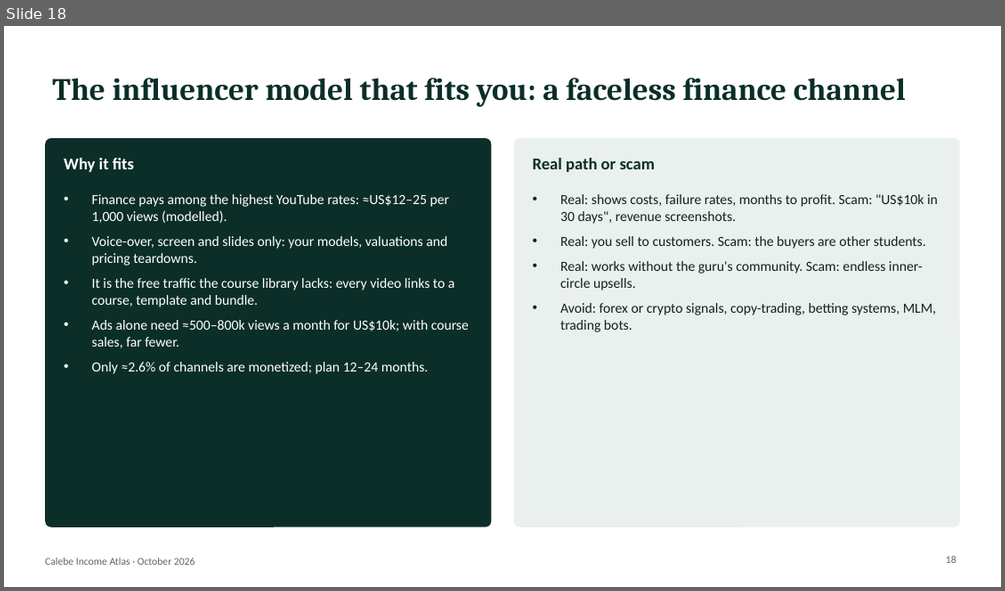
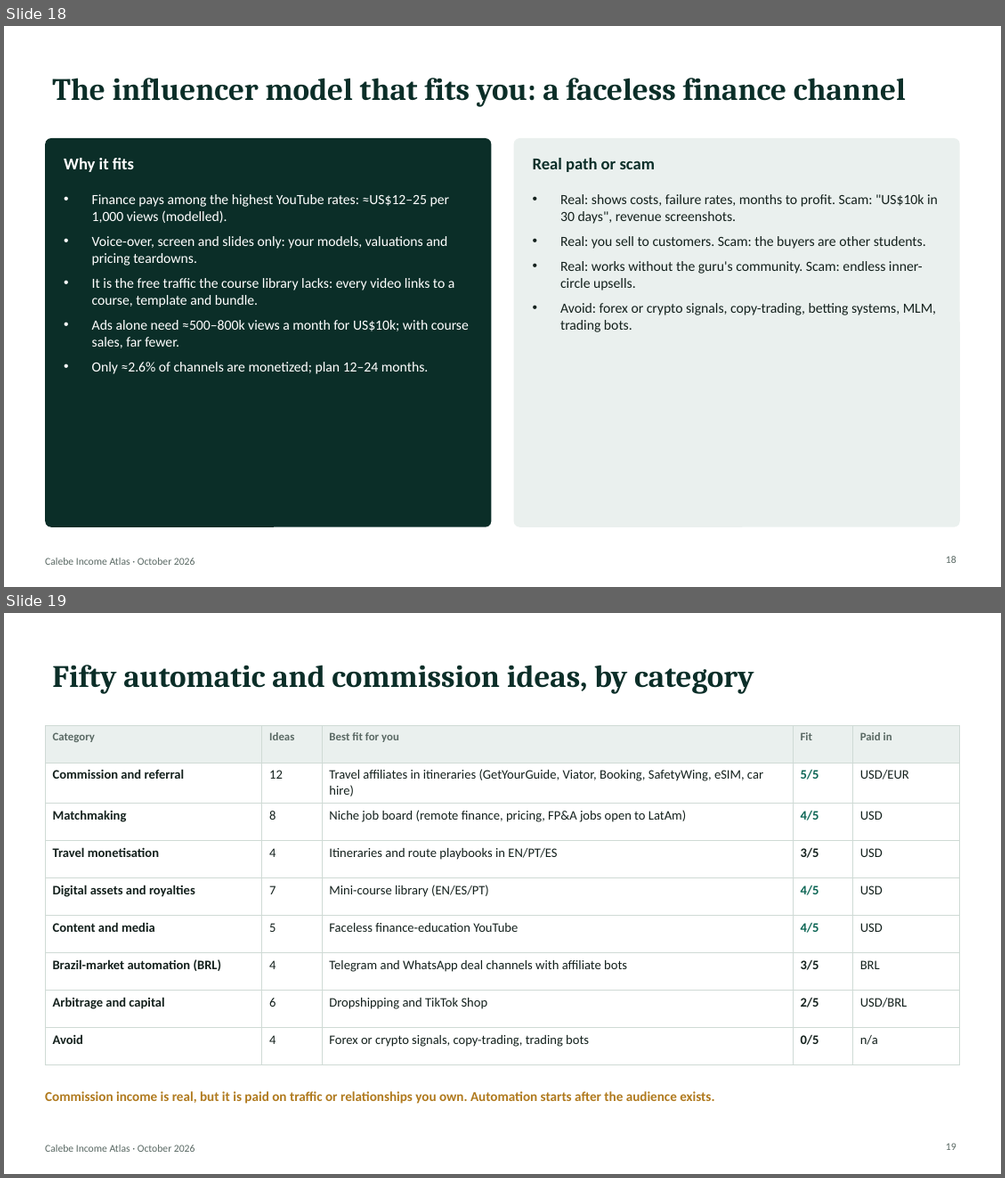
Before and after one commit to algarcalebe-web/legendary-bassoon, a slide deck: research/Calebe_Income_Atlas.pptx. Shown one above the other, each under a label of ours: slide 18 before the commit, slides 18 and 19 after it. The pictures are 1005x591 and 1005x1178 pixels, drawn with LibreOffice and Linux fonts; fonts in the diff are those of the drawing. Boxes give left, top, right and bottom in pixels: in the first picture for what was removed or moved away, otherwise in the second. Text is boxed around its words. In the diff, an @@ line names an element or a change of style, - is before the commit and + after.

```diff
--- a/research/Calebe_Income_Atlas.pptx
+++ b/research/Calebe_Income_Atlas.pptx
@@ slide 19 added at [4, 613, 1001, 1174], background #FFFFFF; not listed: 1 template element that a slide beside it also shows @@
@@ title added at [52, 665, 753, 694], 30 pt, text #0B2E28, bold @@
+Fifty automatic and commission ideas, by category
@@ table added at [45, 725, 960, 1050], 9 rows, 5 columns @@
+Category | Ideas | Best fit for you | Fit | Paid in
+Commission and referral | 12 | Travel affiliates in itineraries (GetYourGuide, Viator, Booking, SafetyWing, eSIM, car hire) | 5/5 | USD/EUR
+Matchmaking | 8 | Niche job board (remote finance, pricing, FP&A jobs open to LatAm) | 4/5 | USD
+Travel monetisation | 4 | Itineraries and route playbooks in EN/PT/ES | 3/5 | USD
+Digital assets and royalties | 7 | Mini-course library (EN/ES/PT) | 4/5 | USD
+Content and media | 5 | Faceless finance-education YouTube | 4/5 | USD
+Brazil-market automation (BRL) | 4 | Telegram and WhatsApp deal channels with affiliate bots | 3/5 | BRL
+Arbitrage and capital | 6 | Dropshipping and TikTok Shop | 2/5 | USD/BRL
+Avoid | 4 | Forex or crypto signals, copy-trading, trading bots | 0/5 | n/a
@@ text added at [45, 1091, 714, 1103], 13 pt, text #B07A1E, bold @@
+Commission income is real, but it is paid on traffic or relationships you own. Automation starts after the audience exists.
@@ page number added at [946, 1143, 956, 1150], 10 pt, text #5A6964 @@
+19
```
Also in this commit, not shown: 1 slide changed, 2 other slides added, 2 other files.
